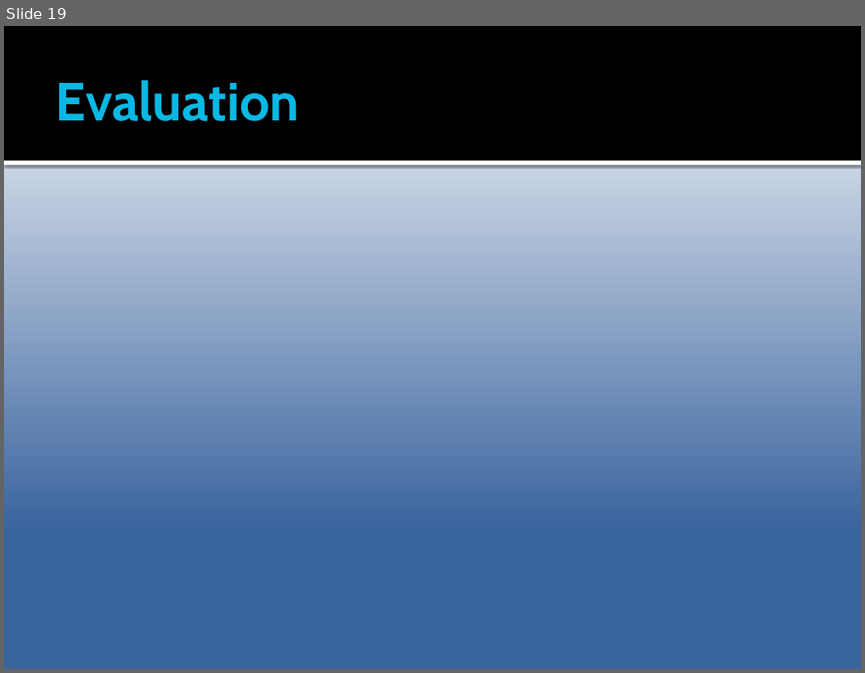
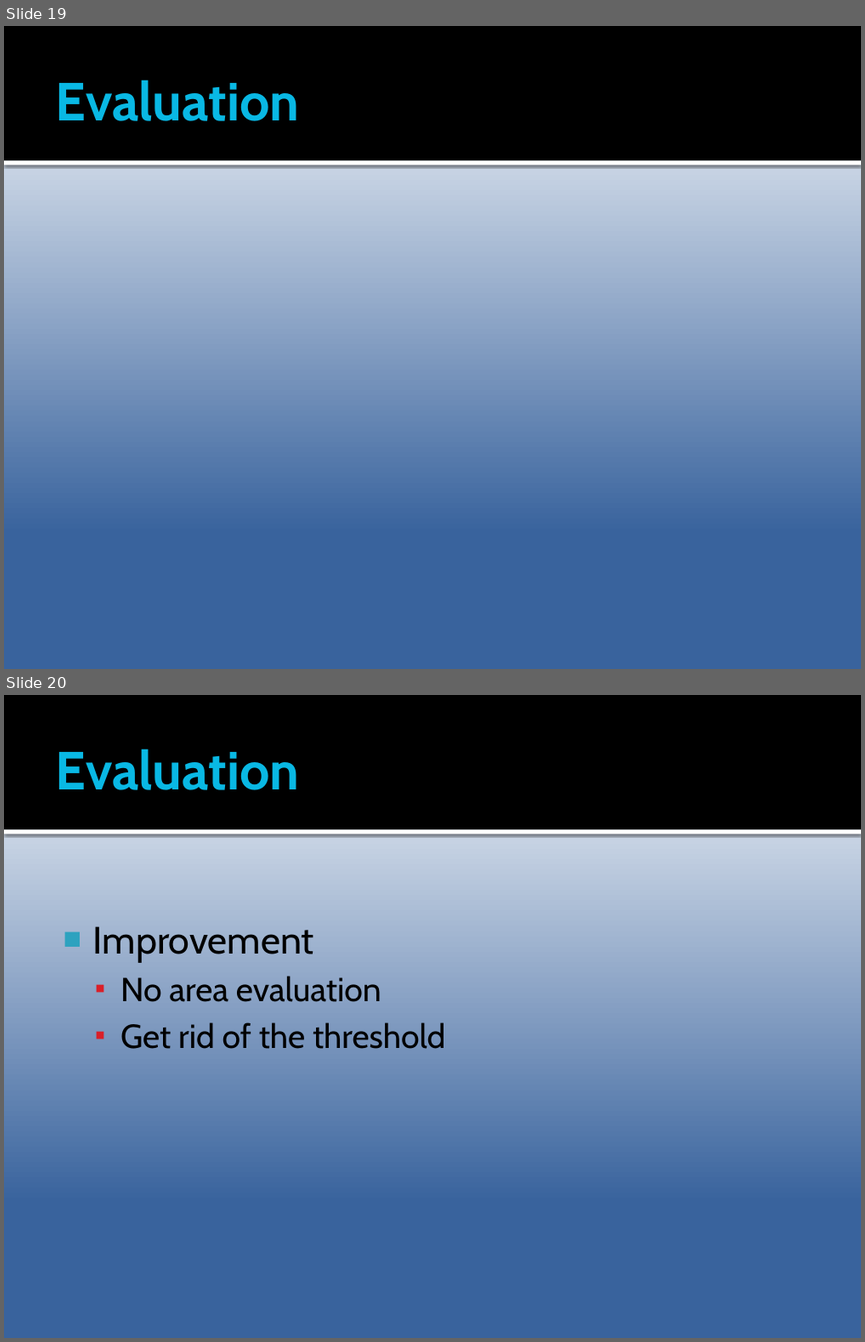
Before and after one commit to Epipolarna/Tracking, a slide deck: Documentation/TSBB15prez.pptx. Shown one above the other, each under a label of ours: slide 19 before the commit, slides 19 and 20 after it. The pictures are 865x673 and 865x1342 pixels, drawn with LibreOffice and Linux fonts; fonts in the diff are those of the drawing; grey boxes stand for pictures. Boxes give left, top, right and bottom in pixels: in the first picture for what was removed or moved away, otherwise in the second. Text is boxed around its words. In the diff, an @@ line names an element or a change of style, - is before the commit and + after.

```diff
--- a/Documentation/TSBB15prez.pptx
+++ b/Documentation/TSBB15prez.pptx
@@ slide 20 added at (x1=4, y1=695, x2=861, y2=1338), background gradient #FFFFFF to #39639D; not listed: 2 template elements that a slide beside it also shows @@
@@ title added at (x1=55, y1=749, x2=299, y2=790), 45 pt, text #08B8E4, bold @@
+Evaluation
@@ text added at (x1=93, y1=926, x2=445, y2=1049), 28 pt, text #000000 @@
+■ Improvement
+  ▪ No area evaluation
+  ▪ Get rid of the threshold
```
Also in this commit, not shown: 7 slides changed, 2 other slides added, 6 slides removed.
